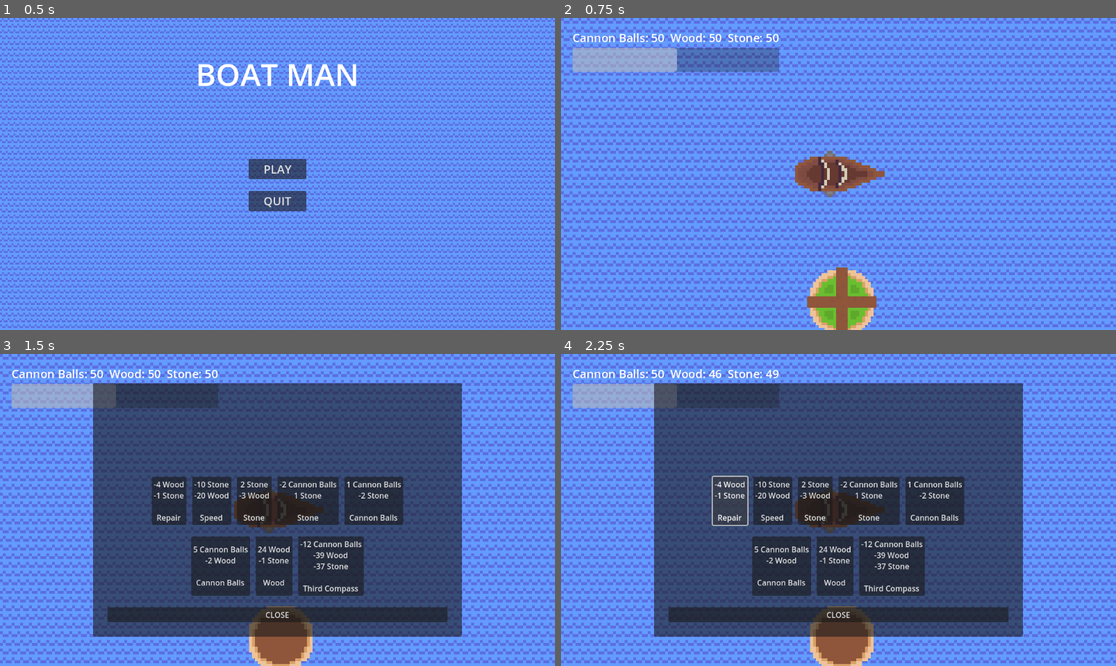
Above: before the commit, frames 1-4 (two rows, left to right).
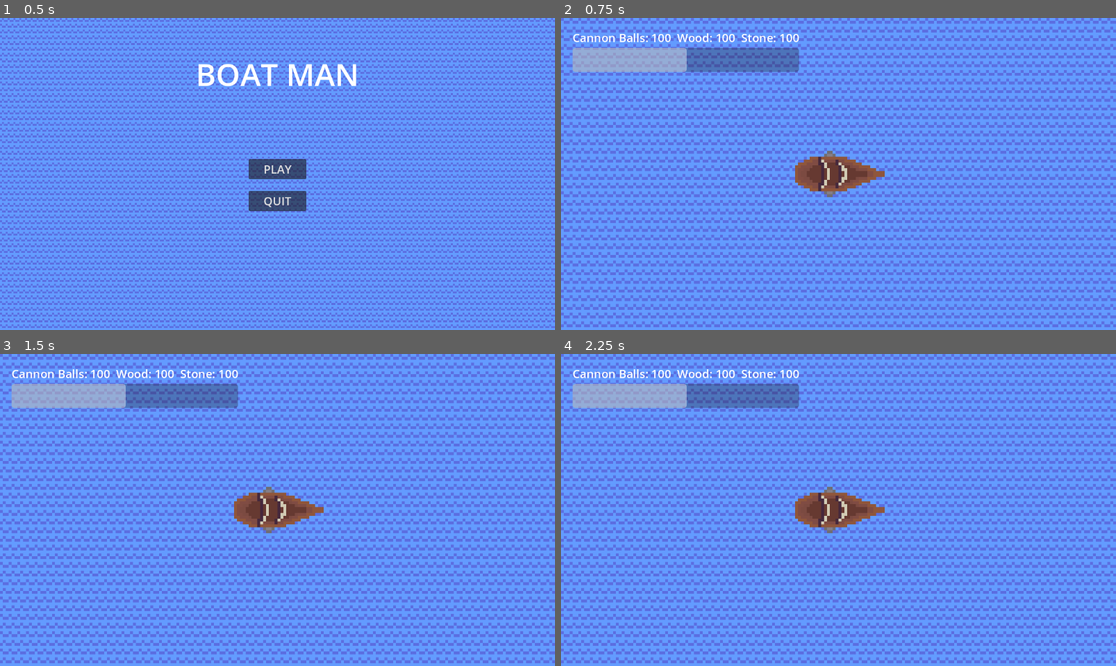
Above: after the commit, the same moments.

Repository: zafarcaydan/boat-man
Game: Godot game, scene res://scenes/start_menu.tscn
The game is run twice, just before and just after one commit, with the same random seed, the same clock (stepped at 60 frames per second) and the same inputs. The engine's default icon, where the game draws it, is replaced by a stand-in: a white triangle on a blue panel in a dark square.
Inputs (mouse positions are in pixels of both pictures, inside the frame that each line leads up to):
- Up to frame 1 (0.5 s): no input
- Up to frame 2 (0.75 s): click "PLAY" at 0.5 s
- Up to frame 3 (1.5 s): tap Enter at 1.25 s; hold E (Key_E) from 1.28 s (still down)
- Up to frame 4 (2.25 s): tap Q (Key_Q) at 1.55 s; release E (Key_E) at 2 s; click (727, 500) at 2 s, where only the run before the commit has a clickable "-4 Wood -1 Stone Repair"

Frame 1 is identical in both runs. In frame 2, 2.8% of the frame differs, in the area x 16-57%, y 4-100%; in frame 3, 55%; in frame 4, 55%, in the area x 16-84%, y 4-100%.

Commit message:
added final boss
only partially completed, boss still needs work

Diff:
--- a/enimies/enemy ships class.gd
+++ b/enimies/enemy ships class.gd
@@ -31,10 +31,12 @@
 		spawn_cache(GT.resource_types.Cannon_Balls)
 
 func _physics_process(delta:float) -> void:
+	additional_process(delta)
 	behaviors[state].call(self)
 	process()
 
-
+func additional_process(delta:float) -> void:
+	pass
 
 func away_conditions_met() -> void:
 	pass
--- a/enimies/fast_enemy.tscn
+++ b/enimies/fast_enemy.tscn
@@ -14,7 +14,7 @@
 collision_mask = 4
 script = ExtResource("1_kn04t")
 move_speed = 600
-health = 6
+health = 8
 
 [node name="CollisionShape2D" type="CollisionShape2D" parent="."]
 shape = SubResource("RectangleShape2D_2e87y")
--- /dev/null
+++ b/enimies/final_enemy.gd
@@ -0,0 +1,90 @@
+extends Enemy
+
+enum GrandBehaviors {FirstHalf = 0, ThirdQuarter = 1, FourthQuarter = 2}
+var grand_state := GrandBehaviors.FirstHalf
+var rotation_direction : float = [-1, 1].pick_random()
+var initial_health : int
+const FAST_ENEMY = preload("res://enimies/fast_enemy.tscn")
+
+func _ready():
+	super()
+	behaviors = [sort, sort, sort]
+	initial_health = health
+
+func change_grand_state() -> void:
+	grand_state += 1
+	state = EnemyStateBehaviors.STATES.TOWARD
+	GT.play_random_audio($"Horn sounds")
+
+
+func additional_process(delta:float) -> void:
+	match grand_state:
+		GrandBehaviors.FirstHalf when health <= initial_health * 0.5:
+			change_grand_state()
+			for i in range(6): player.spawn_enemy(i, FAST_ENEMY)
+		GrandBehaviors.ThirdQuarter when health <= initial_health * 0.25:
+			change_grand_state()
+			for i in range(12): player.spawn_enemy(i, FAST_ENEMY)
+
+func sort(_reference_to_self) -> void:
+	match [grand_state, state]:
+		[GrandBehaviors.FirstHalf, EnemyStateBehaviors.STATES.TOWARD]: FH_Toward()
+		[GrandBehaviors.FirstHalf, EnemyStateBehaviors.STATES.ATTACK]: FH_Attack()
+		[GrandBehaviors.FirstHalf, EnemyStateBehaviors.STATES.AWAY]: FH_Away()
+		[GrandBehaviors.ThirdQuarter, EnemyStateBehaviors.STATES.TOWARD]: TQ_Toward()
+		[GrandBehaviors.ThirdQuarter, EnemyStateBehaviors.STATES.ATTACK]: TQ_Attack()
+		[GrandBehaviors.ThirdQuarter, EnemyStateBehaviors.STATES.AWAY]: TQ_Away()
+		[GrandBehaviors.FourthQuarter, EnemyStateBehaviors.STATES.TOWARD]: FQ_Toward()
+		[GrandBehaviors.FourthQuarter, EnemyStateBehaviors.STATES.ATTACK]: FQ_Attack()
+		[GrandBehaviors.FourthQuarter, EnemyStateBehaviors.STATES.AWAY]: FQ_Away()
+	if get_tree().get_nodes_in_group("Enemies").size() > health / 100 * (-grand_state + 6):
+		force *= 0
+
+
+func FH_Toward() -> void:
+	rotation = atan2(velocity.y, velocity.x)
+	force = Vector2(1,0).rotated(EnemyStateBehaviors.get_rotation_to_pos(player.global_position, self)) * 1.1
+	if EnemyStateBehaviors.get_dist_to_pos(player.global_position, self) < 800:
+		$Timer.start(0.5)
+		state = EnemyStateBehaviors. STATES.ATTACK
+
+
+
+func FH_Attack() -> void:
+	rotation = EnemyStateBehaviors.get_rotation_to_pos(player.global_position, self)
+	force = Vector2.RIGHT.rotated(rotation) * 0.75
+	#force = Vector2.RIGHT.rotated(rotation + rotation_direction * PI * 1.2) + (player.global_position - global_position).normalized() / 3
+	var dist_to_player := EnemyStateBehaviors.get_dist_to_pos(player.future_pos, self)
+	if dist_to_player > 900: state = EnemyStateBehaviors.STATES.TOWARD
+	elif dist_to_player < 300: state = EnemyStateBehaviors.STATES.AWAY
+
+
+
+
+func FH_Away() -> void:
+	EnemyStateBehaviors.B_Away(self)
+
+func TQ_Toward() -> void:
+	force = Vector2(0,1)
+
+func TQ_Attack() -> void:
+	pass
+
+func TQ_Away() -> void:
+	pass
+
+func FQ_Toward() -> void:
+	pass
+
+func FQ_Attack() -> void:
+	pass
+
+func FQ_Away() -> void:
+	pass
+
+
+
+func _on_timer_timeout():
+	if state == EnemyStateBehaviors.STATES.ATTACK:
+		spawn_cannon_ball(rotation, safe_bullets, 561, 175)
+	$Timer.start(1)
--- /dev/null
+++ b/enimies/final_enemy.tscn
@@ -0,0 +1,34 @@
+[gd_scene load_steps=5 format=3 uid="uid://d3vvvj4n33pf1"]
+
+[ext_resource type="Script" path="res://enimies/final_enemy.gd" id="1_3joak"]
+[ext_resource type="Texture2D" uid="uid://byn0sdcxewlci" path="res://icon.svg" id="1_l8wbo"]
+[ext_resource type="AudioStream" uid="uid://bocjgxopjdcd3" path="res://trombone 1.wav" id="3_rpvuj"]
+
+[sub_resource type="RectangleShape2D" id="RectangleShape2D_pnwpc"]
+size = Vector2(129, 128)
+
+[node name="Final Enemy" type="CharacterBody2D" groups=["Enemies", "Final Enemy"]]
+modulate = Color(1, 0.196078, 0.0627451, 1)
+scale = Vector2(2, 2)
+collision_layer = 2
+collision_mask = 4
+script = ExtResource("1_3joak")
+move_speed = 600
+health = 200
+
+[node name="CollisionShape2D" type="CollisionShape2D" parent="."]
+shape = SubResource("RectangleShape2D_pnwpc")
+
+[node name="Sprite2D" type="Sprite2D" parent="."]
+texture = ExtResource("1_l8wbo")
+
+[node name="Horn sounds" type="Node" parent="."]
+
+[node name="AudioStreamPlayer2D" type="AudioStreamPlayer2D" parent="Horn sounds"]
+stream = ExtResource("3_rpvuj")
+volume_db = 0.2
+max_distance = 40000.0
+
+[node name="Timer" type="Timer" parent="."]
+
+[connection signal="timeout" from="Timer" to="." method="_on_timer_timeout"]
--- a/islands/super_island.gd
+++ b/islands/super_island.gd
@@ -75,6 +75,8 @@
 			GT.super_island_types.Third:
 				if player.stats[&"horn_parts"] == 2 :post_button([], &"craft_horn", 2)
 				post_button([], &"_replenish_islands", 2)
+				post_button([[0, 10]], &"cannon_balls", 2)
+				post_button([[GT.resource_types.Wood, -1], [GT.resource_types.Stone, 0]], &"repair", 1, true)
 				var new_lable := preload("res://scenes/inventory_slot.tscn").instantiate()
 				new_lable.get_child(0).text = "Blow the horn. \n Find the pirate with the compass to home. \n Go home."
 				GT.get_ui()[1].get_parent().add_child(new_lable)
--- a/player/boat.gd
+++ b/player/boat.gd
@@ -19,9 +19,9 @@
 @onready var compass := $Compas
 
 var closest_enemy : Enemy
-var stats := {
+@export var stats := {
 	&"cannon_ball_speed": 500,
-	&"horn_parts": 2,
+	&"horn_parts": 3,
 	&"speed": 1}
 
 
@@ -30,14 +30,13 @@
 	var rescource_names := []
 	for i in GT.resource_types: rescource_names.append(i.replace("_", " ") + ": ")
 	for i in GT.resource_types.values():
-		resources[i] = [50, GT.resource_types.find_key(i).replace("_", " ") + ": "] # 20
+		resources[i] = [100, GT.resource_types.find_key(i).replace("_", " ") + ": "] # 20
 		%"Inventory Bar".add_child(INVENTORY_SLOT.instantiate())
 	update_inventory_display()
 
 	%"Health Bar".max_value = health * 2
 	safe_bullets = 0
 	parent = get_parent()
-	GT.play_audio($"Horn sounds")
 
 
 
@@ -75,10 +74,9 @@
 	future_pos = global_position + velocity * 0.58
 
 func horn_blown() -> void:
-	print(3)
 	stats[&"horn_parts"] = 4
-	print(stats[&"horn_parts"])
-	GT.play_audio($"Horn sounds")
+	GT.play_random_audio($"Horn sounds")
+	spawn_enemy(0, preload("res://enimies/final_enemy.tscn"))
 
 
 #spawning things on the ocean
@@ -129,7 +127,7 @@
 				spawn_feature(new_additional_island, offset, 1.92)
 func summon_super_island() -> void:
 	var new_super_island := SUPER_ISLAND.instantiate()
-	new_super_island.global_position =  global_position + Vector2.RIGHT.rotated(randf_range(-PI, PI)) * spawn_dist *  2#7
+	new_super_island.global_position =  global_position + Vector2.RIGHT.rotated(randf_range(-PI, PI)) * spawn_dist *  1#7
 	new_super_island.type = stats[&"horn_parts"] + 1
 	compass.visible = true
 	add_sibling.call_deferred(new_super_island)
@@ -171,7 +169,7 @@
 				move_speed *= 1.1
 				stats[&"speed"] *= 1.1
 			&"craft_horn":
-				super_island_button_ids(&"_collect_horn_piece")
+				stats[&"horn_parts"] += 1
 
 
 
@@ -195,8 +193,7 @@
 		&"__summon_enemies_round_1": enemy_spawn_button(8,12,4)
 		&"__summon_enemies_round_2": enemy_spawn_button(2,18,6)
 		&"_collect_horn_piece":
-			for i in get_tree().get_first_node_in_group("Super Island").get_child(1).get_children(): i.remove_from_group("Super Island")
-			get_tree().get_first_node_in_group("Super Island").remove_from_group("Super Island")
+			GT.erase_super_island_status()
 			compass.visible = false
 			stats[&"horn_parts"] += 1
 		&"_replenish_islands" : get_tree().get_first_node_in_group("Third_Super_Island").replenish_islands()
--- a/player/boat.tscn
+++ b/player/boat.tscn
@@ -46,11 +46,11 @@
 
 [node name="Horn sounds" type="Node" parent="."]
 
-[node name="AudioStreamPlayer2D" type="AudioStreamPlayer2D" parent="Horn sounds"]
+[node name="Trombone1" type="AudioStreamPlayer" parent="Horn sounds"]
 stream = ExtResource("4_luba0")
 
-[node name="AudioStreamPlayer2D2" type="AudioStreamPlayer2D" parent="Horn sounds"]
+[node name="Trombone2" type="AudioStreamPlayer" parent="Horn sounds"]
 stream = ExtResource("4_ifsxx")
 
-[node name="AudioStreamPlayer2D3" type="AudioStreamPlayer2D" parent="Horn sounds"]
+[node name="Trombone3" type="AudioStreamPlayer" parent="Horn sounds"]
 stream = ExtResource("4_h6obo")
--- a/scenes/world.tscn
+++ b/scenes/world.tscn
@@ -15,7 +15,11 @@
 
 [node name="Boat" parent="." instance=ExtResource("1_62j11")]
 unique_name_in_owner = true
-render_dist = null
+stats = {
+"cannon_ball_speed": 500,
+"horn_parts": 2,
+"speed": 1
+}
 
 [node name="Camera2D" type="Camera2D" parent="Boat"]
 
@@ -62,7 +66,7 @@
 texture = ExtResource("4_4pma3")
 
 [node name="Island" parent="." instance=ExtResource("4_884gj")]
-position = Vector2(7, 266)
+position = Vector2(77, 426)
 type = 2
 
 [connection signal="timeout" from="World Update Timer" to="." method="_on_world_update_timer_timeout"]
--- a/scripts/boat class.gd
+++ b/scripts/boat class.gd
@@ -12,11 +12,11 @@
 func _ready() -> void:
 	pass
 
-func spawn_cannon_ball(direction : float, type : int, speed : int) -> void:
+func spawn_cannon_ball(direction : float, type : int, speed : int, dist_from_self: int = 150) -> void:
 	var new_cannon_ball := CANNON_BALL.instantiate()
 	new_cannon_ball.rotation = direction
 	new_cannon_ball.speed = speed
-	new_cannon_ball.global_position = global_position + Vector2.RIGHT.rotated(rotation) * 150
+	new_cannon_ball.global_position = global_position + Vector2.RIGHT.rotated(rotation) * dist_from_self
 
 	new_cannon_ball.type = type
 	add_child(new_cannon_ball)
--- a/scripts/cannon_ball.gd
+++ b/scripts/cannon_ball.gd
@@ -20,5 +20,5 @@
 	if body is Boat:
 		if type != body.safe_bullets or randf() <= 0.5 :
 			body.health -= damage
-		body.velocity += move_direction / 2
+		body.velocity += move_direction / 3
 	queue_free()
--- a/scripts/global_vars&funcs.gd
+++ b/scripts/global_vars&funcs.gd
@@ -7,7 +7,7 @@
 func _ready() -> void:
 	pass
 
-func get_player() -> Player :
+func get_player() -> Player:
 	return get_tree().get_first_node_in_group("Boat_Node")
 
 func get_ui() -> Array[Node]:
@@ -17,6 +17,9 @@
 	get_tree().get_first_node_in_group("Super Island").stage += 1
 	get_tree().get_first_node_in_group("Super Island").resources_untaken = true
 
-func play_audio(sounds : Node) -> int:
+func play_random_audio(sounds : Node) -> void:
 	sounds.get_children().pick_random().play()
-	return 5
+
+func erase_super_island_status() -> void:
+	for i in get_tree().get_first_node_in_group("Super Island").get_child(1).get_children(): i.remove_from_group("Super Island")
+	get_tree().get_first_node_in_group("Super Island").remove_from_group("Super Island")
--- a/scripts/world.gd
+++ b/scripts/world.gd
@@ -9,3 +9,6 @@
 		if not object.is_in_group("Super Island"):
 			var reletive_pos : Vector2 = object.global_position - player.global_position
 			if sqrt(reletive_pos.x ** 2 + reletive_pos.y ** 2) > player.render_dist: object.queue_free()
+
+	if get_tree().get_nodes_in_group("Final Enemy").size() > 0:
+		if randf() < 0.5: get_tree().get_first_node_in_group("Final Enemy").rotation_direction *= -1
